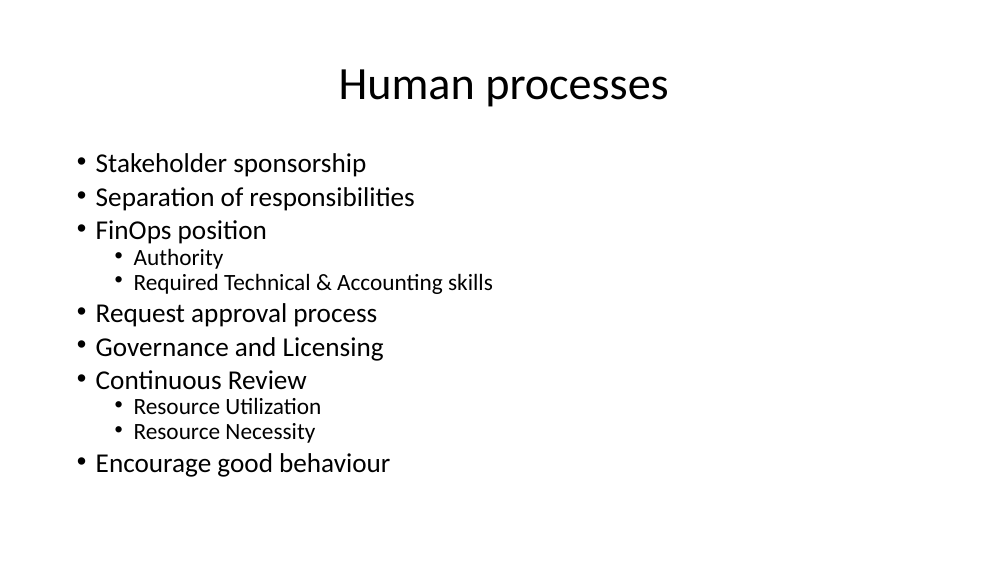
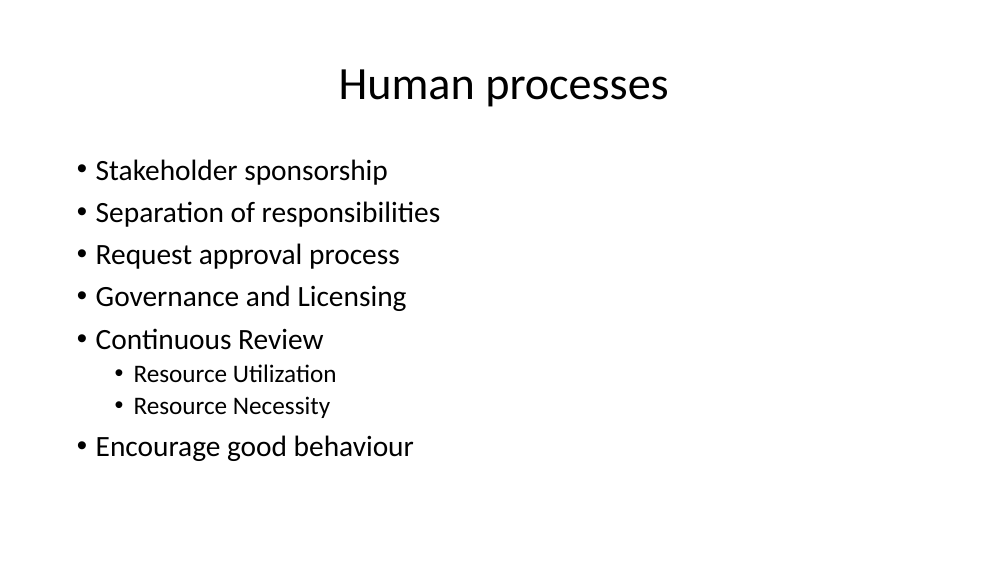
Before and after one commit to peterperov/MSFTCSA, a slide deck: slide 13 of 104-FinOps/Azure FinOps - Introduction.pptx (slide 9 before the commit). Drawn at 1008x567 pixels with LibreOffice and Linux fonts; fonts in the diff are those of the drawing. Boxes give left, top, right and bottom in pixels: in the first picture for what was removed or moved away, otherwise in the second. Text is boxed around its words. In the diff, an @@ line names an element or a change of style, - is before the commit and + after.

```diff
--- a/104-FinOps/Azure FinOps - Introduction.pptx
+++ b/104-FinOps/Azure FinOps - Introduction.pptx
@@ text "Stakeholder sponsorship" at [96,159,441,461]: size 25.9 to 28 pt in "Stakeholder sponsorship", "Separation of responsibilities", "Request approval process", "Governance and Licensing" and 2 more places; size 22.2 to 24 pt in "Resource Utilization", "Resource Necessity"; line spacing 0.7 to 0.9 @@
@@ text at [96,220,493,294]: paragraphs removed @@
-• FinOps position
-  • Authority
-  • Required Technical & Accounting skills
```
Also in this commit, not shown: 10 other slides changed, 15 slides added.
